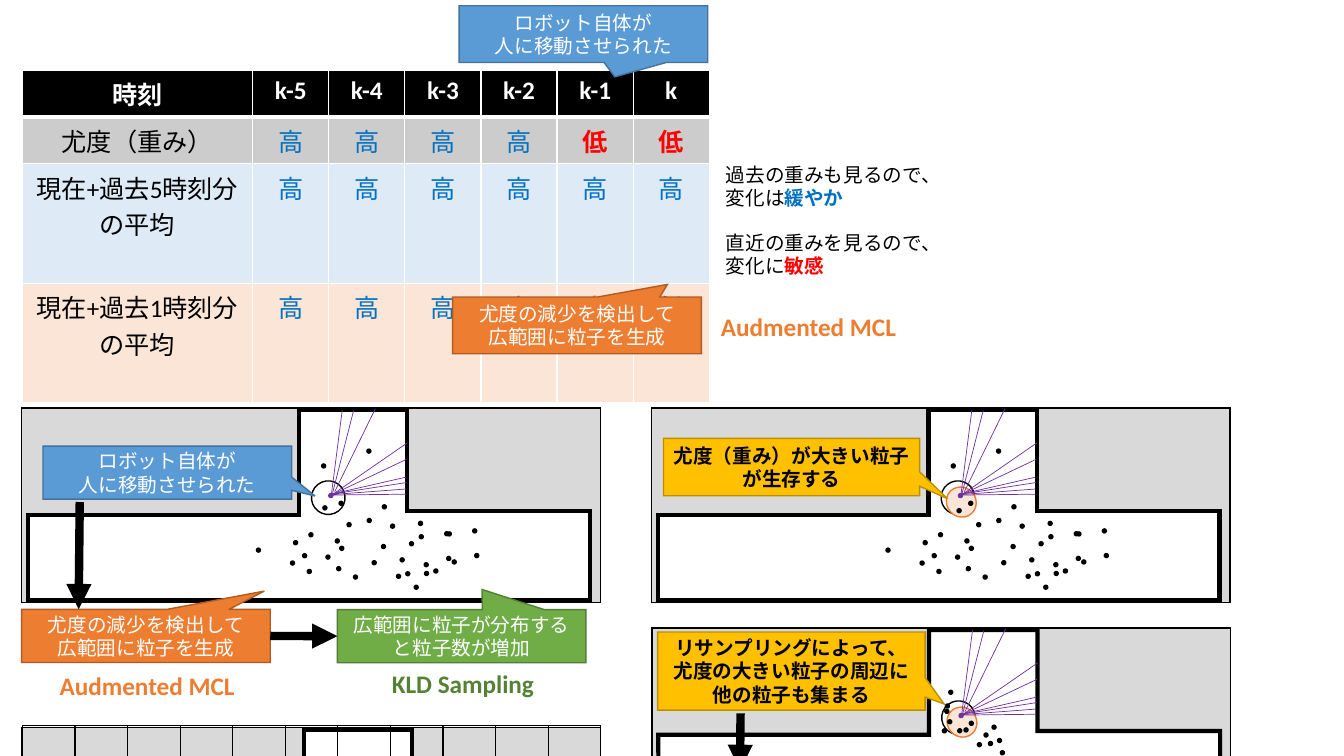
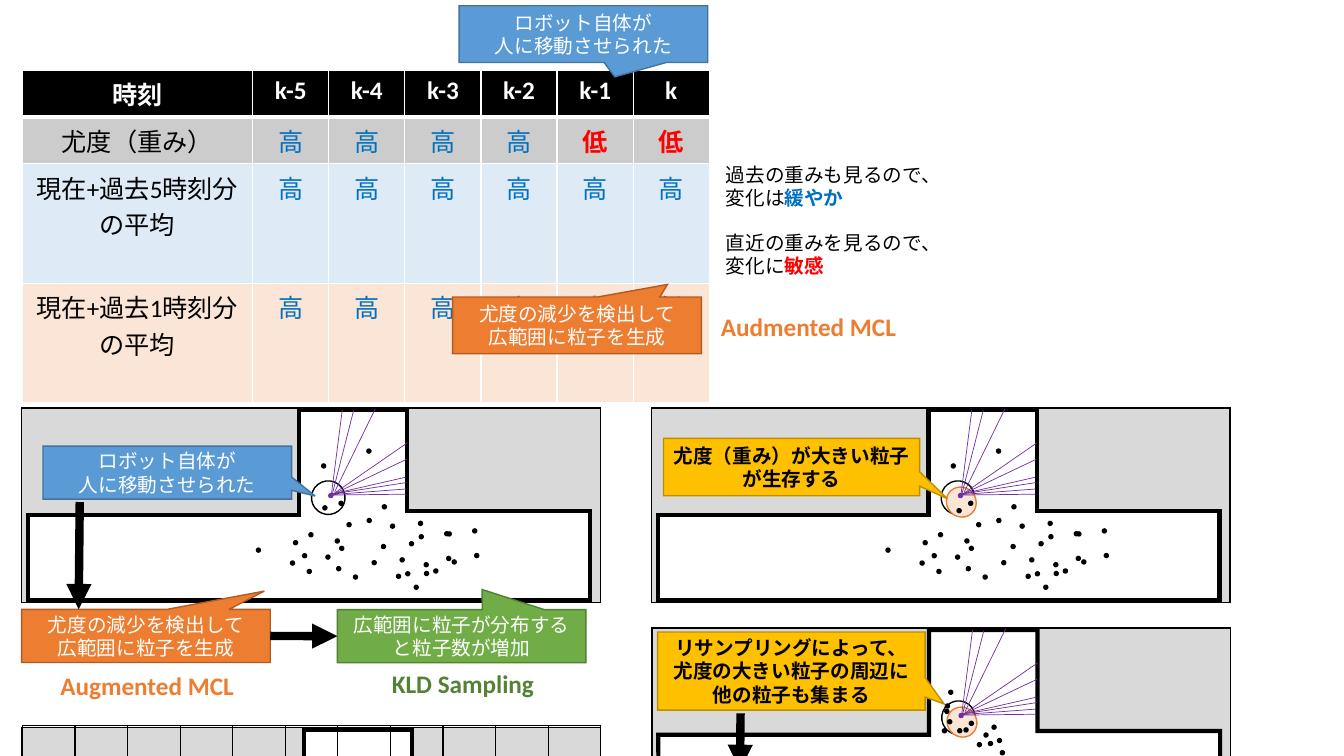
Before and after one commit to MoriKen254/Qiita, a slide deck: slide 48 of Navigation Stack を理解する/Navigation Stack を理解する.pptx. Drawn at 1344x756 pixels with LibreOffice and Linux fonts; fonts in the diff are those of the drawing. Boxes give left, top, right and bottom in pixels: in the first picture for what was removed or moved away, otherwise in the second. Text is boxed around its words. In the diff, an @@ line names an element or a change of style, - is before the commit and + after.

```diff
--- a/Navigation Stack を理解する/Navigation Stack を理解する.pptx
+++ b/Navigation Stack を理解する/Navigation Stack を理解する.pptx
@@ text at (60,677,234,700): text changed @@
-Audmented MCL
+Augmented MCL
```
Also in this commit, not shown: 5 other slides changed, 2 slides added, 20 other files.
